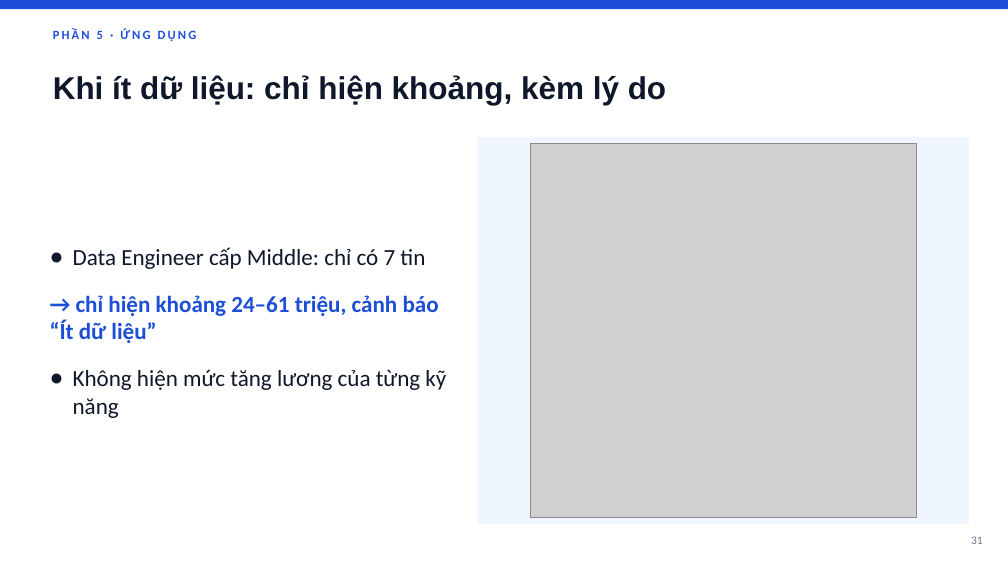
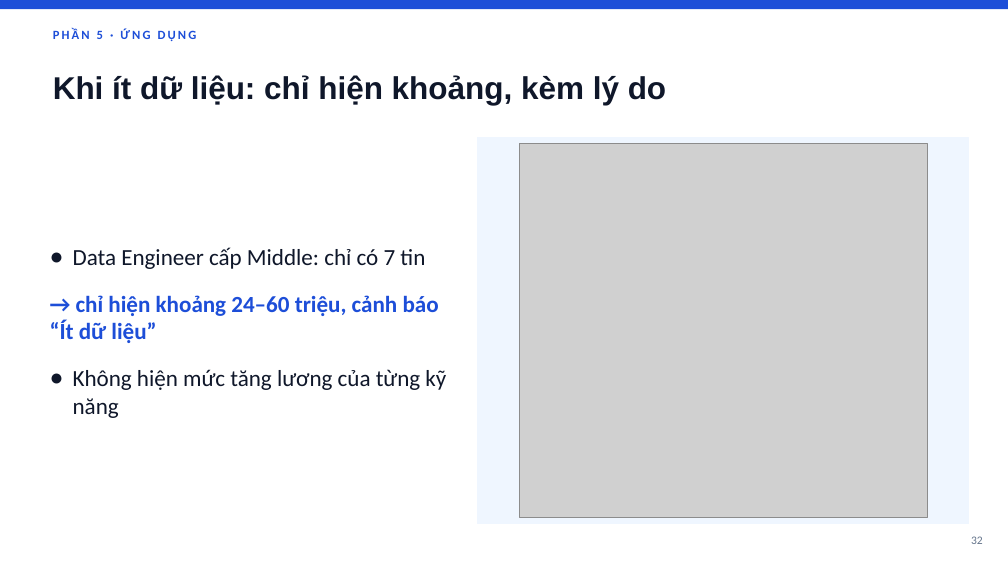
Before and after one commit to theihoz/ML, a slide deck: slide 32 of report/SlideThuyetTrinh_De4_v2.pptx (slide 31 before the commit). Drawn at 1008x567 pixels with LibreOffice and Linux fonts; fonts in the diff are those of the drawing; grey boxes stand for pictures. Boxes give left, top, right and bottom in pixels: in the first picture for what was removed or moved away, otherwise in the second. Text is boxed around its words. In the diff, an @@ line names an element or a change of style, - is before the commit and + after.

```diff
--- a/report/SlideThuyetTrinh_De4_v2.pptx
+++ b/report/SlideThuyetTrinh_De4_v2.pptx
@@ picture: place and size @@
-picture at (530, 144, 917, 518)
+picture at (520, 144, 927, 518)
@@ text at (50, 295, 439, 343): text changed @@
-→ chỉ hiện khoảng 24–61 triệu, cảnh báo “Ít dữ liệu”
+→ chỉ hiện khoảng 24–60 triệu, cảnh báo “Ít dữ liệu”
```
Also in this commit, not shown: 9 other slides changed, 2 slides added, 41 other files.
